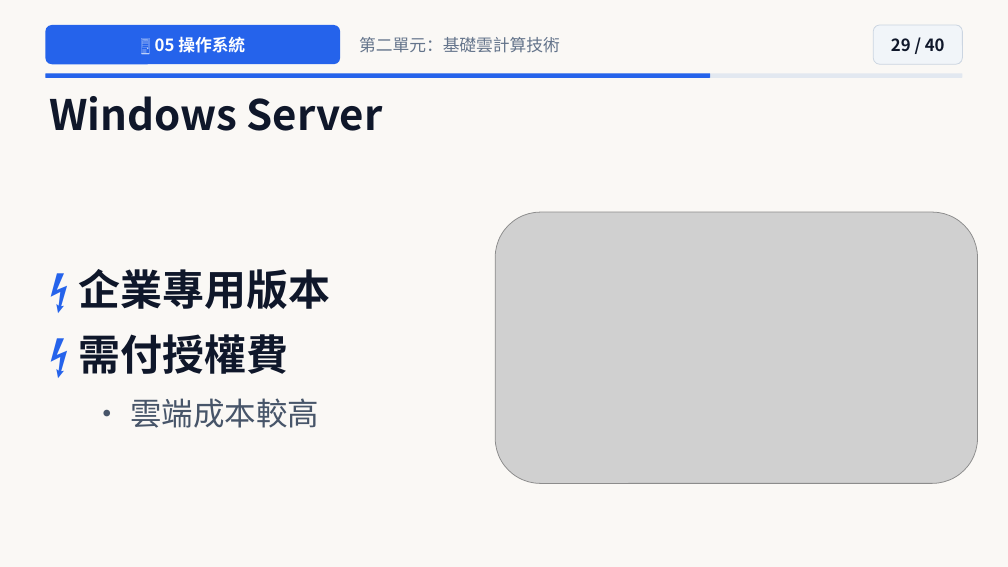
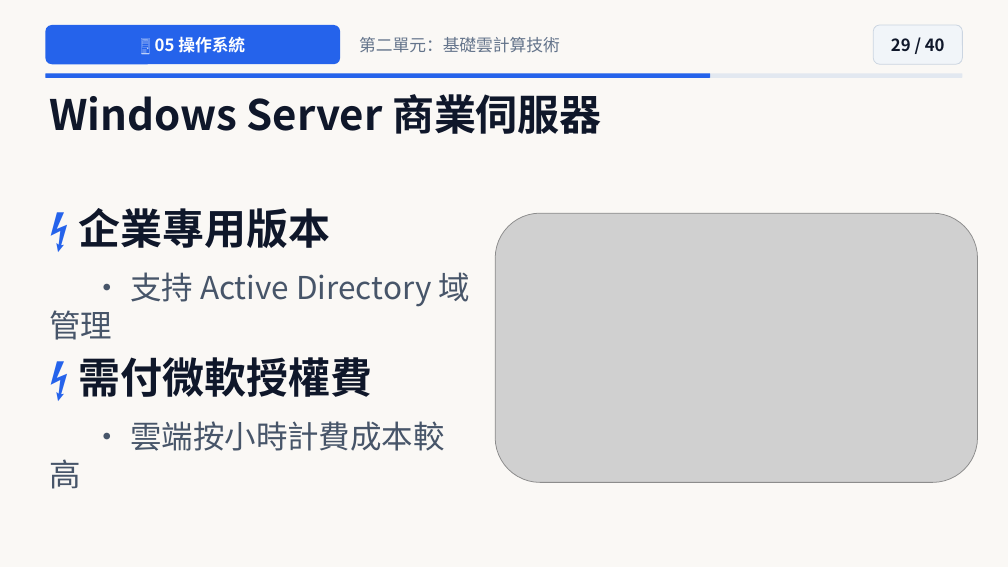
Before and after one commit to joe-ging/seed-cloud-curriculum, a slide deck: slide 29 of downloads/Deck01_Cloud_Level2_NextGen_Pixar_Theme.pptx. Drawn at 1008x567 pixels with LibreOffice and Linux fonts; fonts in the diff are those of the drawing; grey boxes stand for pictures. Boxes give left, top, right and bottom in pixels: in the first picture for what was removed or moved away, otherwise in the second. Text is boxed around its words. In the diff, an @@ line names an element or a change of style, - is before the commit and + after.

```diff
--- a/downloads/Deck01_Cloud_Level2_NextGen_Pixar_Theme.pptx
+++ b/downloads/Deck01_Cloud_Level2_NextGen_Pixar_Theme.pptx
@@ text at [49, 94, 602, 134]: text changed @@
-Windows Server
+Windows Server 商業伺服器
@@ text at [49, 272, 470, 451]: text changed @@
-⚡ 需付授權費
-• 雲端成本較高
+• 支持 Active Directory 域管理
+⚡ 需付微軟授權費
+• 雲端按小時計費成本較高
```
Also in this commit, not shown: 22 other slides changed, 24 other files.
